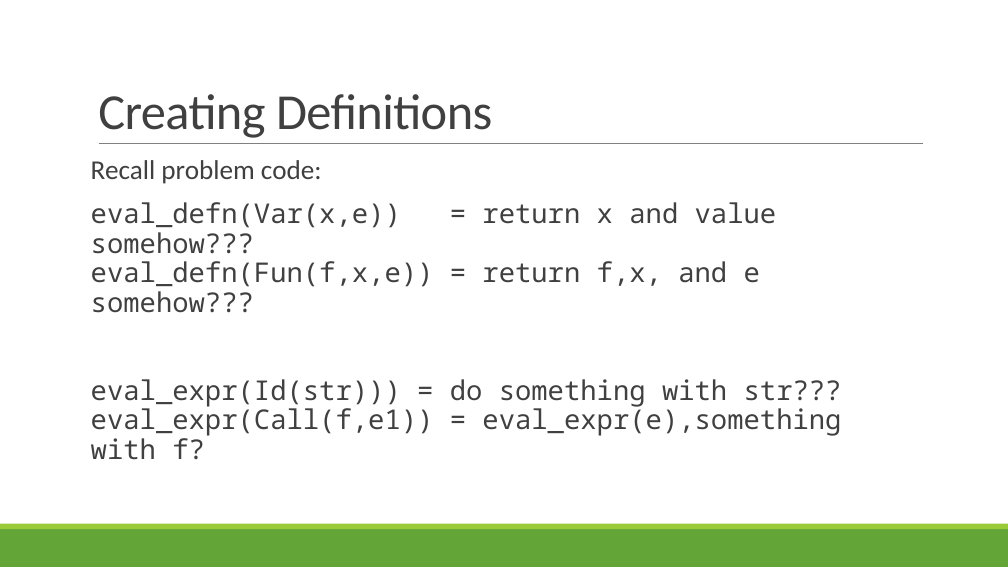
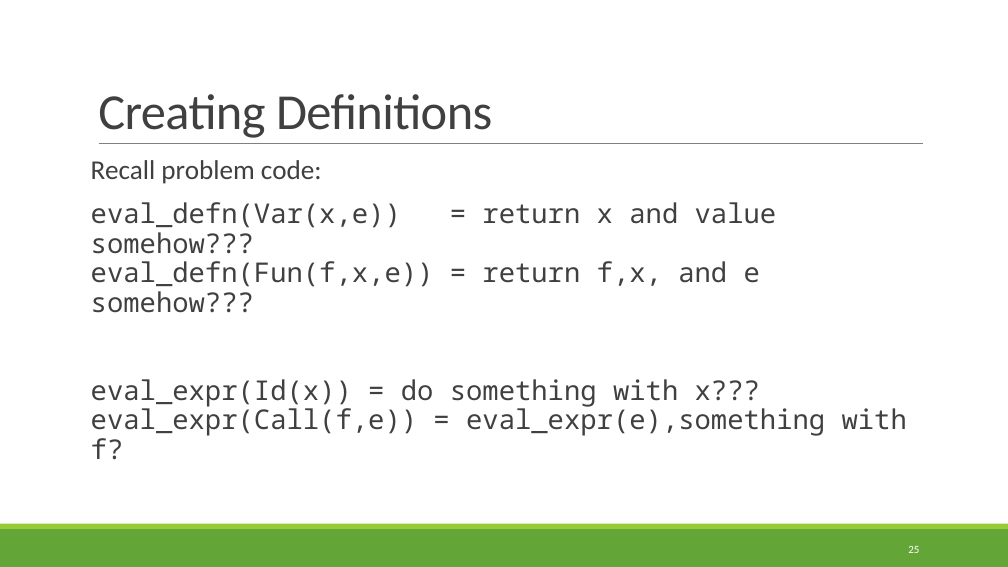
Before and after one commit to rbohrer/pl-course, a slide deck: slide 25 of LectureSlides/05Evaluators.pptx. Drawn at 1008x567 pixels with LibreOffice and Linux fonts; fonts in the diff are those of the drawing. Boxes give left, top, right and bottom in pixels: in the first picture for what was removed or moved away, otherwise in the second. Text is boxed around its words. In the diff, an @@ line names an element or a change of style, - is before the commit and + after.

```diff
--- a/LectureSlides/05Evaluators.pptx
+++ b/LectureSlides/05Evaluators.pptx
@@ text at (x1=91, y1=379, x2=907, y2=460): text changed @@
-eval_expr(Id(str))) = do something with str???
-eval_expr(Call(f,e1)) = eval_expr(e),something with f?
+eval_expr(Id(x)) = do something with x???
+eval_expr(Call(f,e)) = eval_expr(e),something with f?
@@ page number added at (x1=908, y1=546, x2=919, y2=553), 10.5 pt, text #FFFFFF @@
+25
```
Also in this commit, not shown: 36 other slides changed.
